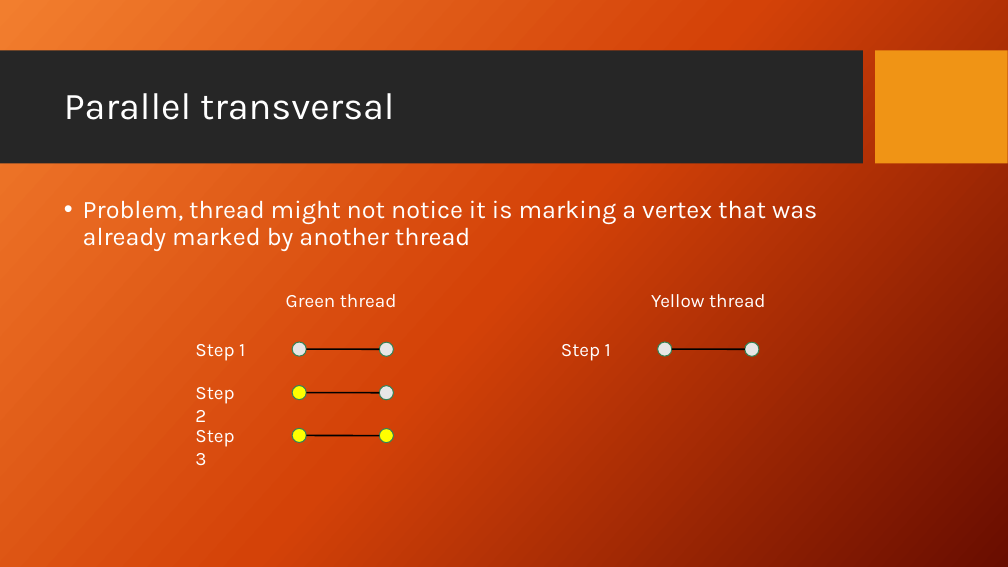
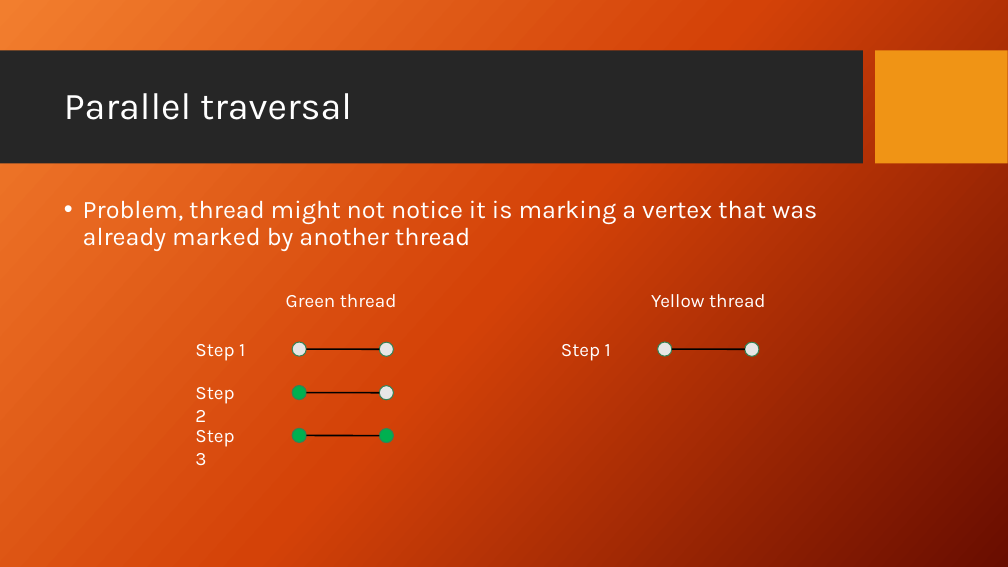
Before and after one commit to Aphlax/Parallelepipeds, a slide deck: slide 38 of FinalPresentation_Parallel Connected Components.pptx. Drawn at 1008x567 pixels with LibreOffice and Linux fonts; fonts in the diff are those of the drawing; background and template pictures are left out. Boxes give left, top, right and bottom in pixels: in the first picture for what was removed or moved away, otherwise in the second. Text is boxed around its words. In the diff, an @@ line names an element or a change of style, - is before the commit and + after.

```diff
--- a/FinalPresentation_Parallel Connected Components.pptx
+++ b/FinalPresentation_Parallel Connected Components.pptx
@@ title at box(64, 93, 352, 120): text changed @@
-Parallel transversal
+Parallel traversal
@@ fill #FFFF00 to #00B050 in 3 elements at box(292, 386, 306, 400), box(380, 429, 394, 443), box(292, 429, 306, 443) @@
```
Also in this commit, not shown: 32 other slides changed, 1 other file.
